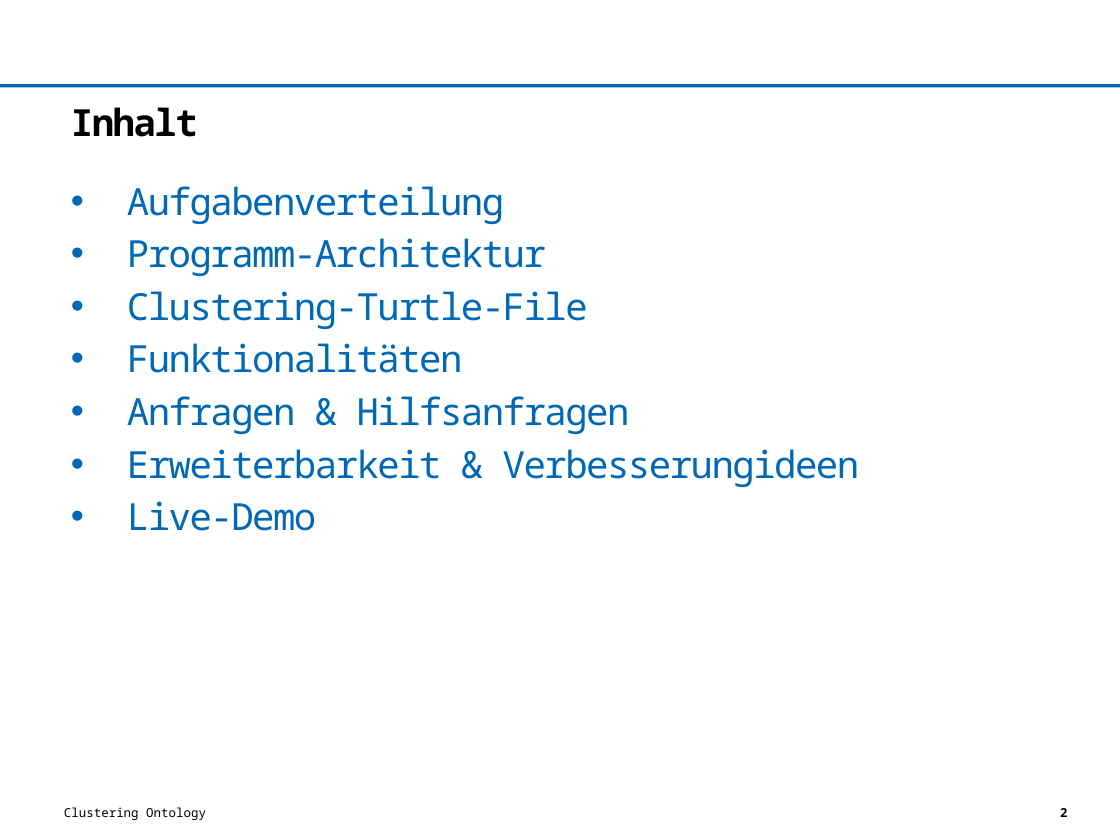
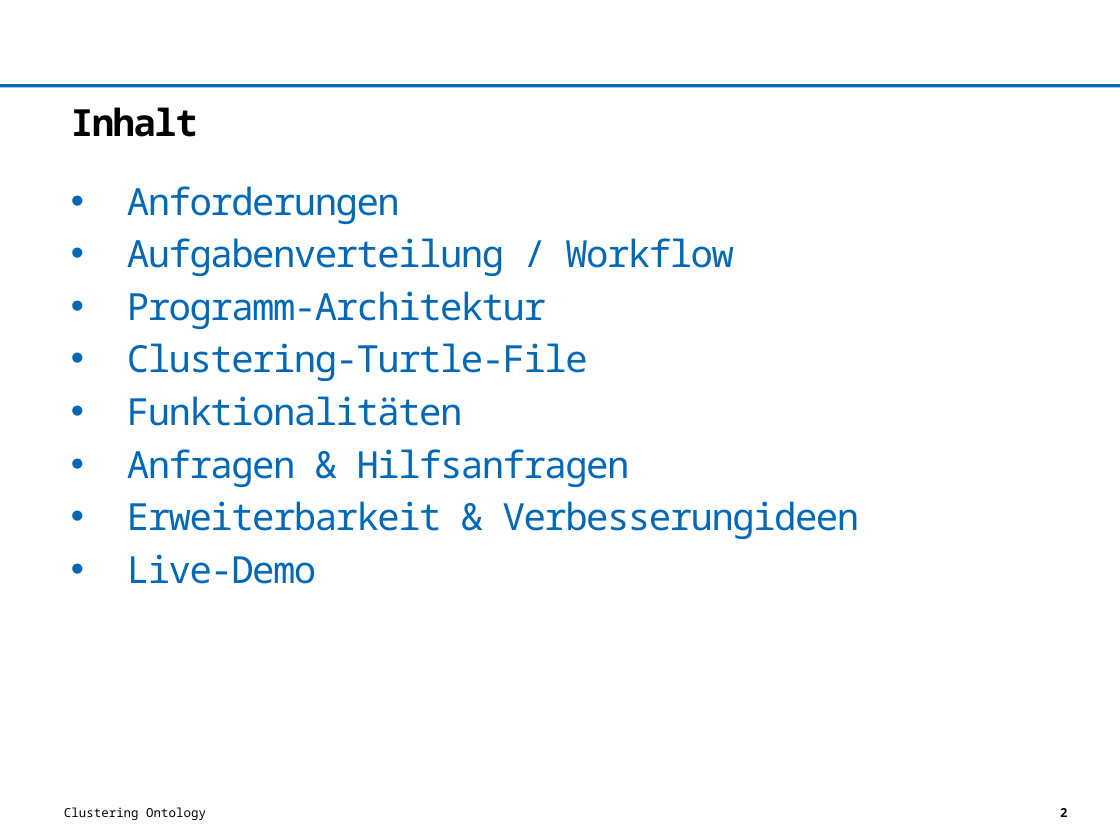
Before and after one commit to LarsGrotehenne/ontology, a slide deck: slide 2 of projektinformationen/Abschlusspräsentation/Abschlusspräsentation.pptx. Drawn at 1120x840 pixels with LibreOffice and Linux fonts; fonts in the diff are those of the drawing; background and template pictures are left out. Boxes give left, top, right and bottom in pixels: in the first picture for what was removed or moved away, otherwise in the second. Text is boxed around its words. In the diff, an @@ line names an element or a change of style, - is before the commit and + after.

Commit message:
Anforderungen und pdf hinzugefügt

```diff
--- a/projektinformationen/Abschlusspräsentation/Abschlusspräsentation.pptx
+++ b/projektinformationen/Abschlusspräsentation/Abschlusspräsentation.pptx
@@ text at box(127, 186, 734, 276): text changed @@
-• Aufgabenverteilung
+• Anforderungen
+• Aufgabenverteilung / Workflow
```
Also in this commit, not shown: 1 other slide changed, 1 slide added, 1 other file.
